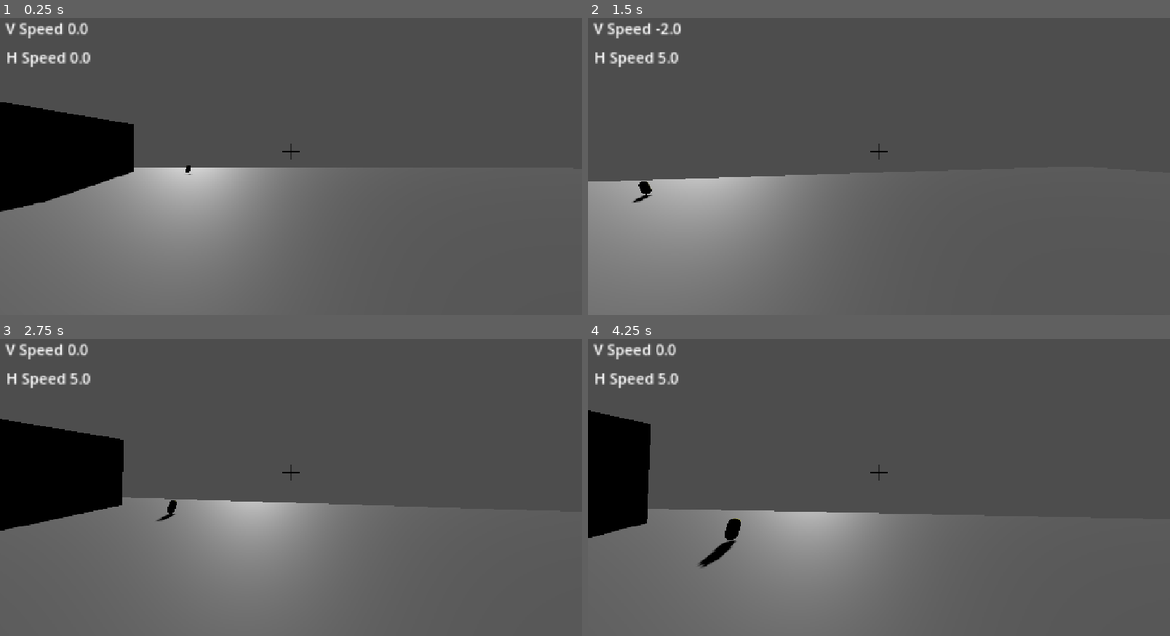
Above: before the commit, frames 1-4 (two rows, left to right).
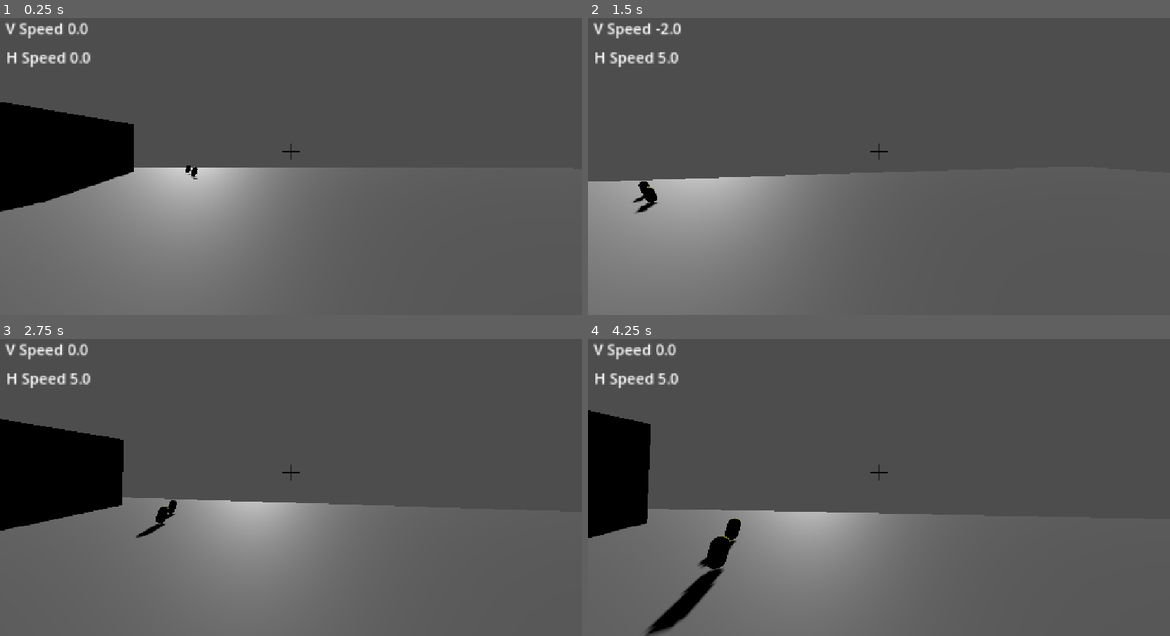
Above: after the commit, the same moments.

Repository: zenix2201-hash/Grapple-Man
Game: Godot game, scene res://Scenes/Corridor.tscn
Same seed, same stepped clock (60 frames per second), same inputs: the game is played once before the commit and once after it.
Inputs (mouse positions are in pixels of both pictures, inside the frame that each line leads up to):
- Up to frame 1 (0.25 s): no input
- Up to frame 2 (1.5 s): tap Enter at 0.5 s; move the mouse to (873, 157) at 0.52 s; hold Shift (Sprint) 0.53-1.28 s; hold W (move_up) from 0.53 s (still down); tap Space (jump) at 0.77 s; move the mouse to (919, 154) at 1.27 s; tap Ctrl (crouch) at 1.35 s
- Up to frame 3 (2.75 s): keep holding W (move_up); tap Space (jump) at 1.52 s; move the mouse to (244, 469) at 2.02 s; press the mouse at (244, 469) at 2.03 s
- Up to frame 4 (4.25 s): move the mouse to (884, 472) at 2.77 s; release W (move_up) at 2.78 s; release the mouse at (884, 472) at 2.78 s; hold A (move_left) 2.78-3.53 s; tap Q (grapple) at 2.85 s; tap Space (jump) at 3.02, 3.77 s; move the mouse to (855, 466) at 3.52 s; hold W (move_up) from 3.53 s (still down); hold Mouse wheel down (weapon_next) from 3.53 s (still down)

The runs differ from the first frame. In frame 1, less than 0.1% of the frame differs, in the area x 32-34%, y 50-55%; in frame 2, 0.1%; in frame 3, 0.2%; in frame 4, 1.1%, in the area x 9-25%, y 66-100%.

Commit message:
Test commit

Diff:
--- a/Scenes/Corridor.tscn
+++ b/Scenes/Corridor.tscn
@@ -64,3 +64,6 @@
 
 [node name="jump_pad" parent="." unique_id=599665179 instance=ExtResource("3_lcjpf")]
 transform = Transform3D(1, 0, 0, 0, 1, 0, 0, 0, 1, -19.838678, 0.75263405, -52.88509)
+
+[node name="Node3D2" parent="." unique_id=1238585576 instance=ExtResource("2_et0ic")]
+transform = Transform3D(1, 0, 0, 0, 1, 0, 0, 0, 1, -5.0583906, 1.0118449, -48.528713)
